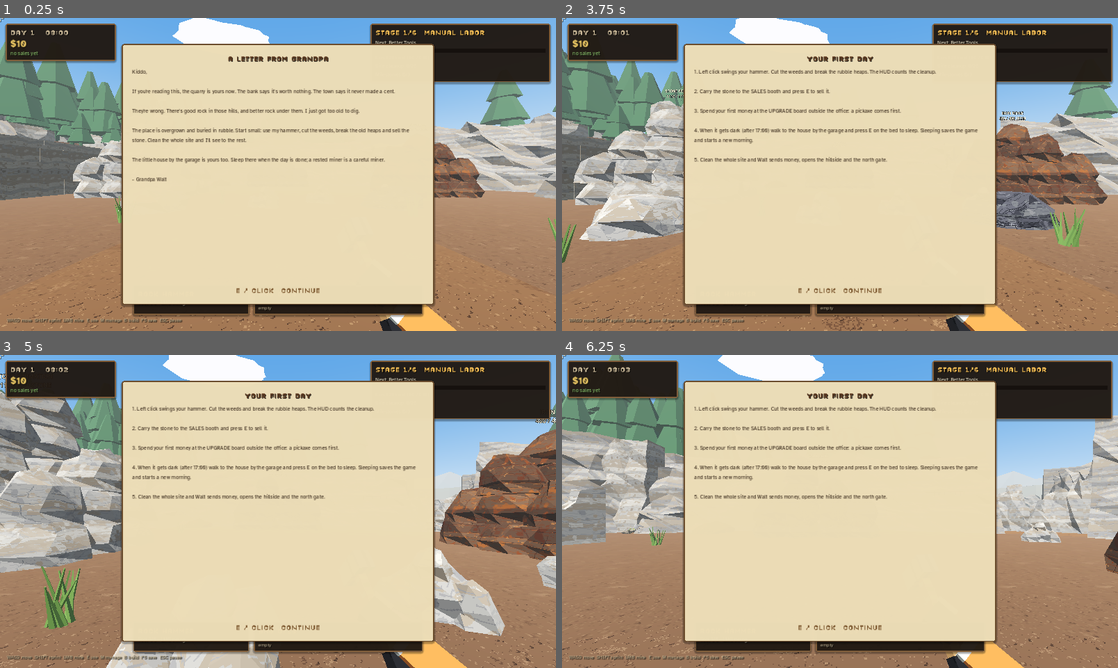
Above: before the commit, frames 1-4 (two rows, left to right).
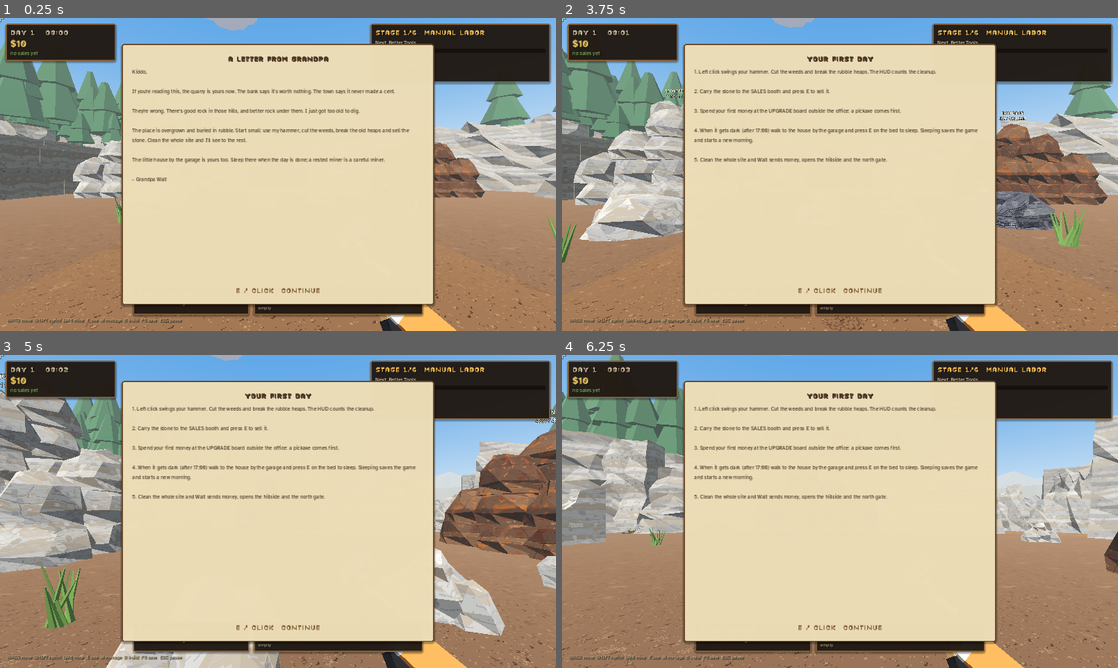
Above: after the commit, the same moments.

Repository: jafetmora79-lab/Quarry-Days
Game: Godot game, scene res://Main.tscn
Same seed, same stepped clock (60 frames per second), same inputs: the game is played once before the commit and once after it.
Inputs (mouse positions are in pixels of both pictures, inside the frame that each line leads up to):
- Up to frame 1 (0.25 s): no input
- Up to frame 2 (3.75 s): tap Enter at 0.5, 2 s; move the mouse to (867, 174) at 0.52 s; hold R (rotate_machine) 0.53-1.28 s; hold W (move_forward) from 0.53 s (still down); click (867, 174) at 0.67 s; tap Space at 0.77, 1.25, 1.52, 2.75, 3.02 s; tap Shift (sprint) at 0.8, 1.35, 3.05 s; move the mouse to (812, 174) at 1.27 s; click (812, 174) at 1.42 s; tap B at 1.55, 2.1 s; move the mouse to (851, 168) at 2.02 s; hold R (rotate_machine) 2.03-2.78 s; click (851, 168) at 2.17 s; move the mouse to (834, 180) at 2.77 s; tap E (interact) at 2.85 s; click (834, 180) at 2.92 s; move the mouse to (878, 177) at 3.52 s; hold P (place_machine) from 3.53 s (still down); click (878, 177) at 3.67 s
- Up to frame 3 (5 s): keep holding W (move_forward); tap Space at 3.77, 4.52 s; tap B at 3.8 s; move the mouse to (233, 508) at 4.27 s; release P (place_machine) at 4.28 s; tap R (rotate_machine) at 4.35 s; click (233, 508) at 4.42 s
- Up to frame 4 (6.25 s): move the mouse to (845, 511) at 5.02 s; hold Shift (sprint) 5.03-5.78 s; click (845, 511) at 5.17 s; move the mouse to (817, 505) at 5.77 s; release W (move_forward) at 5.78 s; hold D (move_right) from 5.78 s (still down); tap B at 5.85 s; click (817, 505) at 5.92 s; tap Space at 6.02 s

The runs differ from the first frame. In frame 1, 1.2% of the frame differs, in the area x 31-49%, y 0-9%; in frame 2, 1.2%; in frame 3, 1.3%; in frame 4, 1.3%, in the area x 28-48%, y 0-9%.

Commit message:
Curfew and forced sleep, sun and moon, new clouds, workers go home through the gate, break area removed

Diff:
--- a/data/progression.json
+++ b/data/progression.json
@@ -857,6 +857,7 @@
   },
   "home": {
     "sleep_from_hour": 17.0,
+    "curfew_hour": 22.0,
     "wake_hour": 7.0
   }
 }
--- a/scripts/art/landscape.gd
+++ b/scripts/art/landscape.gd
@@ -25,6 +25,8 @@
 var tree_count := 0
 var tree_positions: Array = []   # for tests (the headless renderer does not keep MultiMesh data)
 var day := 1.0
+var sun: MeshInstance3D
+var moon: MeshInstance3D
 
 const SKY_TOP := [Color(0.02, 0.04, 0.10), Color(0.27, 0.50, 0.82)]
 const SKY_HORIZON := [Color(0.05, 0.07, 0.13), Color(0.80, 0.88, 0.94)]
@@ -39,6 +41,7 @@
 	env = game.sky_light.environment
 	_sky()
 	_clouds()
+	_sun_moon()
 	for i in range(MTN_RADII.size()):
 		_mountains(i)
 	_forest()
@@ -76,6 +79,7 @@
 	env.fog_light_color = hor.lerp(Color(0.86, 0.84, 0.76), 0.25 * d)
 	if cloud_mat:
 		cloud_mat.albedo_color = Color(0.2, 0.22, 0.3).lerp(Color(0.97, 0.97, 1.0), d)
+		cloud_mat.emission_energy_multiplier = lerpf(0.25, 0.45, d)
 
 func _process(delta: float) -> void:
 	if clouds_root:
@@ -88,29 +92,77 @@
 	clouds_root.name = "Clouds"
 	add_child(clouds_root)
 	cloud_mat = StandardMaterial3D.new()
-	cloud_mat.shading_mode = BaseMaterial3D.SHADING_MODE_UNSHADED
 	cloud_mat.albedo_color = Color(0.97, 0.97, 1.0)
+	cloud_mat.roughness = 1.0
+	cloud_mat.cull_mode = BaseMaterial3D.CULL_DISABLED
 	cloud_mat.disable_fog = true
-	cloud_mat.cull_mode = BaseMaterial3D.CULL_DISABLED
+	cloud_mat.emission_enabled = true                  # keeps the shapes readable in the dark
+	cloud_mat.emission = Color(0.50, 0.54, 0.64)
+	cloud_mat.emission_energy_multiplier = 0.45
+	# three cumulus shapes: flat-bottomed puffs grouped into banks, lit by the sun so the tops are bright and the
+	# undersides grey (the old single flat blobs read as white polygons)
 	var meshes := []
 	for k in range(3):
 		var s := MeshKit.Soup.new()
-		MeshKit.rock_into(s, Vector3.ZERO, Vector3(70.0 + 20.0 * k, 12.0 + 3.0 * k, 38.0 + 8.0 * k), 3100 + k, 3, 8, true, Vector2(-0.12, 0.2))
-		MeshKit.rock_into(s, Vector3(26.0, -1.0, 6.0), Vector3(40.0, 9.0, 26.0), 3120 + k, 3, 7, true, Vector2(-0.1, 0.2))
+		var rng := RandomNumberGenerator.new()
+		rng.seed = 3100 + k * 17
+		for i in range(5 + k):
+			var off := Vector3(rng.randf_range(-1.0, 1.0) * (20.0 + 7.0 * k), rng.randf_range(-0.1, 0.9) * 5.0, rng.randf_range(-1.0, 1.0) * 8.0)
+			var r := rng.randf_range(9.0, 15.0)
+			MeshKit.rock_into(s, off, Vector3(r * 2.3, r * 1.15, r * 1.7), 3200 + k * 31 + i, 3, 8, true, Vector2(-0.1, 0.12))
 		var m := s.mesh()
 		m.surface_set_material(0, cloud_mat)
 		meshes.append(m)
-	var rng := RandomNumberGenerator.new()
-	rng.seed = 4242
-	for i in range(14):
-		var a := rng.randf() * TAU
-		var r := rng.randf_range(160.0, 430.0)
+	var rng2 := RandomNumberGenerator.new()
+	rng2.seed = 4242
+	for i in range(20):
+		var a := rng2.randf() * TAU
+		var r := rng2.randf_range(140.0, 440.0)
 		var mi := MeshInstance3D.new()
 		mi.mesh = meshes[i % 3]
-		mi.position = Vector3(cos(a) * r, rng.randf_range(95.0, 140.0), sin(a) * r)
-		mi.rotation.y = rng.randf() * TAU
+		mi.position = Vector3(cos(a) * r, rng2.randf_range(105.0, 150.0), sin(a) * r)
+		mi.rotation.y = rng2.randf() * TAU
 		mi.cast_shadow = GeometryInstance3D.SHADOW_CASTING_SETTING_OFF
 		clouds_root.add_child(mi)
+
+# ------------------------------------------------------------------ sun and moon
+
+func _sun_moon() -> void:
+	sun = _disc("Sun", 24.0, Color(1.0, 0.93, 0.62))
+	moon = _disc("Moon", 16.0, Color(0.86, 0.90, 1.0))
+
+func _disc(nm: String, radius: float, color: Color) -> MeshInstance3D:
+	var sm := SphereMesh.new()
+	sm.radius = radius
+	sm.height = radius * 2.0
+	sm.radial_segments = 10
+	sm.rings = 5
+	var mat := StandardMaterial3D.new()
+	mat.shading_mode = BaseMaterial3D.SHADING_MODE_UNSHADED
+	mat.albedo_color = color
+	mat.disable_fog = true
+	var mi := MeshInstance3D.new()
+	mi.name = nm
+	mi.mesh = sm
+	mi.material_override = mat
+	mi.cast_shadow = GeometryInstance3D.SHADOW_CASTING_SETTING_OFF
+	add_child(mi)
+	return mi
+
+## Sun and moon cross the sky with the clock: the sun rises in the east at 06:00, is highest at noon and sets in the
+## west at 18:00; the moon is on the opposite side. Each hides below the horizon.
+func set_time(minutes: float) -> void:
+	var phase := fposmod(minutes, 1440.0) / 1440.0
+	var al := (phase - 0.25) * TAU
+	if sun:
+		var d := Vector3(cos(al), sin(al), -0.30).normalized()
+		sun.position = d * 430.0
+		sun.visible = d.y > -0.06
+	if moon:
+		var d2 := Vector3(-cos(al), -sin(al), 0.25).normalized()
+		moon.position = d2 * 430.0
+		moon.visible = d2.y > -0.06
+		moon.rotation.y = al
 
 # ------------------------------------------------------------------ mountains
 
--- a/scripts/art/quarry_art.gd
+++ b/scripts/art/quarry_art.gd
@@ -224,7 +224,6 @@
 	quad_flat(M_CONCRETE, game.OFFICE_POS, Vector2(6.4, 6.4), 0.0, 0.075)        # office pad
 	quad_flat(M_CONCRETE, game.SHED_POS, Vector2(6.0, 6.0), 0.0, 0.075)         # shed pad
 	quad_flat(M_CONCRETE, Vector3(-7.0, 0, 10.6), Vector2(4.0, 3.2), 0.0, 0.095)         # sales booth
-	quad_flat(M_CONCRETE, Vector3(-14.4, 0, 15.7), Vector2(4.0, 2.2), 0.0, 0.095)         # break area
 	for slot in game.fleet.cfg.get("parking", []):                                        # painted bay lines
 		for side in [-1.4, 1.4]:
 			quad_flat("Hazard", Vector3(float(slot[0]) + side, 0, float(slot[2])), Vector2(0.12, 4.2), 0.0, 0.115)
@@ -369,8 +368,6 @@
 	prop(P_WAITING, c + Vector3(1.85, 0.16, -0.6), -PI * 0.5)
 	solid("Office cabinets", c + Vector3(-1.95, 0.6, 1.4), Vector3(0.6, 1.2, 1.4))
 	# break area
-	prop(P_BENCH, Vector3(-14.4, 0, 15.3), PI)
-	prop(P_TRASH, Vector3(-16.4, 0, 15.6))
 
 ## The upgrade board: a whiteboard on the office's west wall (E to open the upgrades), with the price list scribbled
 ## in marker, a pen tray and a magnet or two.
--- a/scripts/delivery.gd
+++ b/scripts/delivery.gd
@@ -138,7 +138,7 @@
 		if _near_door(j["vehicle"].global_position, 6.0):
 			return true
 	for w in game.worker_nodes.values():
-		if _near_door(w.global_position):
+		if w.visible and _near_door(w.global_position):
 			return true
 	return false
 
--- a/scripts/door.gd
+++ b/scripts/door.gd
@@ -69,7 +69,7 @@
 	if not game.driving and game.player and Vector2(game.player.global_position.x, game.player.global_position.z).distance_to(Vector2(c.x, c.z)) < 1.5:
 		return true   # walking up to a door opens it; E still opens and closes it by hand
 	for w in game.worker_nodes.values():
-		if Vector2(w.global_position.x, w.global_position.z).distance_to(Vector2(c.x, c.z)) < 1.9:
+		if w.visible and Vector2(w.global_position.x, w.global_position.z).distance_to(Vector2(c.x, c.z)) < 1.9:
 			return true
 	return false
 
--- a/scripts/main.gd
+++ b/scripts/main.gd
@@ -92,9 +92,11 @@
 var sleep_timer := 0.0
 var _late_day := -1             # day on which the "go home to sleep" hint was shown
 var landscape: QuarryLandscape  # sky, clouds, distant mountains and forest (no collision)
+var curfew_enabled := true                      ## tests switch it off when they run the clock past the curfew
 var autosave_enabled := DisplayServer.get_name() != "headless"   ## tests run headless and never touch the player's save
 var autosave_t := 0.0
 var _confirm_new := false
+var _forced_sleep := false
 var doors: Array = []            # QuarryDoor: the office and home doors (E to open / close)
 var delivery: QuarryDelivery    # service gate, garage door, delivery drivers and walk-in hires
 var pit_zone: QuarryPitZone     # Phase 6.3a: the new pit area behind the north-east gate
@@ -388,7 +390,28 @@
 	var day := int(state.clock_minutes / 1440.0)
 	if h >= 20.0 and _late_day != day and menu == "" and not placement:
 		_late_day = day
-		hud.toast("It's getting late", "Your bed is in the little house by the garage (E).", "info")
+		hud.toast("It's getting late", "Your bed is in the little house by the garage (E). The day ends at %02d:00." % int(prog.cfg.get("home", {}).get("curfew_hour", 22.0)), "info")
+	# the working day has an end: at the curfew the player is too tired to go on and is sent to bed
+	if (h >= float(prog.cfg.get("home", {}).get("curfew_hour", 22.0)) or h < 5.0) and prog.story["intro_seen"] and curfew_enabled:
+		force_sleep()
+
+## Past the curfew you cannot keep working: whatever you are doing is put away and you go to bed.
+func force_sleep() -> void:
+	if sleeping:
+		return
+	if driving:
+		exit_vehicle()
+	if placement:
+		_cancel_placement()
+	construction = false
+	if menu != "":
+		_close_menu()
+	_forced_sleep = true
+	sleeping = true
+	player.locked = true
+	hud.fade_to(1.0, 0.9)
+	sleep_timer = 1.1
+	hud.toast("Time to turn in", "It is too late to keep working. You head to bed.", "info")
 
 func _hour() -> float:
 	return fposmod(state.clock_minutes, 1440.0) / 60.0
@@ -422,6 +445,10 @@
 	_update_light()
 	_late_day = -1
 	_save()
+	if _forced_sleep:
+		_forced_sleep = false
+		player.global_position = HOME_POS + Vector3(0.8, 0.25, 0.3)     # waking up at home, by the bed
+		player.velocity = Vector3.ZERO
 	hud.toast("Good morning", "Day %d. The game was saved." % (int(state.clock_minutes / 1440.0) + 1), "milestone")
 
 # ------------------------------------------------------------------ Phase 6.2: clean up Grandpa's site
@@ -1201,6 +1228,7 @@
 		art.set_night(1.0 - day)
 	if landscape:
 		landscape.set_day(day)
+		landscape.set_time(state.clock_minutes)
 
 func _unhandled_input(event: InputEvent) -> void:
 	if hud and hud.card_open():
@@ -1991,7 +2019,6 @@
 	var desk := _solid(world, "Management desk", Vector3(OFFICE_POS.x,0.5,13.4), Vector3(1.8,1.0,0.8), Color(0.30,0.20,0.12))
 	desk.set_meta("kind", "office")
 	_visual_box(desk, Vector3(-0.4,0.62,0), Vector3(0.5,0.24,0.06), Color(0.12,0.2,0.16))
-	_solid(world, "Break bench", Vector3(-14.4,0.25,15.3), Vector3(2.6,0.5,0.6), Color(0.33,0.22,0.12))
 
 ## Shows or hides the east expansion. Locked: barrier + cliff in place, no deposits there.
 func _set_expansion(unlocked: bool) -> void:
@@ -2069,8 +2096,9 @@
 
 # --------------------------------------------------------------- worker services
 
+## Where off-duty workers leave the site and come back to work: the service gate (there is no break area any more).
 func break_spot(slot: int) -> Vector3:
-	return Vector3(-15.7 + 0.85 * clampi(slot, 0, 3), 0, 16.4)
+	return Vector3(0.5 + 0.9 * float(clampi(slot, 0, 3) % 3 - 1), 0, 26.9 - 0.9 * float(clampi(slot, 0, 3) / 3))
 
 ## Standing area for a workplace endpoint: centre, radius of reachable ring, preferred side.
 func workplace(ep: Dictionary) -> Dictionary:
--- a/scripts/vehicle.gd
+++ b/scripts/vehicle.gd
@@ -77,7 +77,7 @@
 	add_child(cam_pivot)
 	camera = Camera3D.new()
 	camera.position = Vector3(0, 1.6, 7.5 if vtype == "truck" else 6.5)
-	camera.far = 200
+	camera.far = 700
 	cam_pivot.add_child(camera)
 	var p: Array = record["position"]
 	position = Vector3(float(p[0]), maxf(0.02, float(p[1])), float(p[2]))
--- a/scripts/worker.gd
+++ b/scripts/worker.gd
@@ -74,6 +74,8 @@
 ## lowering the arms and measuring the hands there used stale numbers.
 func _ready() -> void:
 	_build_rig()
+	if bool(e.get("away", false)):
+		_set_away(true)                              # saved while at home: stay home until the next shift
 
 # ------------------------------------------------------------------ model
 
@@ -240,7 +242,7 @@
 	var dir := Vector3(target.x - global_position.x, 0, target.z - global_position.z).normalized()
 	# Simple separation keeps the (max four) workers from walking through each other.
 	for other in game.worker_nodes.values():
-		if other != self:
+		if other != self and other.visible:
 			var away: Vector3 = global_position - other.global_position
 			away.y = 0
 			var dist: float = away.length()
@@ -347,6 +349,13 @@
 		return
 	anim = "idle"
 	anim_phase = -1.0
+	if bool(e.get("away", false)):
+		if business.can_work(e):
+			_return_from_home()
+		else:
+			if not bool(e["suspended"]):
+				e["task"] = "At home - back at %s" % game.fmt_time(int(e["shift_start"]))
+			return                                   # at home: nothing to simulate
 	if not business.can_work(e):
 		_off_duty(delta)
 	else:
@@ -374,12 +383,34 @@
 		e["task"] = "Off shift (%s-%s)" % [game.fmt_time(int(e["shift_start"])), game.fmt_time(int(e["shift_end"]))]
 		if str(e["warning"]).begins_with("Unpaid"):
 			e["warning"] = ""
+	# off shift (or unpaid): walk back out through the service gate and go home; they walk in again at their next shift
 	var spot: Vector3 = game.break_spot(business.employees.find(e))
-	if travel(spot, "break", delta, 0.6) == ARRIVED:
-		_face(spot + Vector3(0, 0, -3)) # toward the bench and the yard
-		anim = "rest"
+	e["task"] = "Heading home - back at %s" % game.fmt_time(int(e["shift_start"])) if not bool(e["suspended"]) else str(e["task"])
+	if travel(spot, "home", delta, 0.7) == ARRIVED:
+		_go_home()
 		if str(e["warning"]).begins_with("Route blocked"):
 			e["warning"] = ""
+
+## Out of sight at home: no body, no collision, no animation until the next shift.
+func _go_home() -> void:
+	e["away"] = true
+	_set_away(true)
+
+func _set_away(away: bool) -> void:
+	visible = not away
+	collision_layer = 0 if away else 4
+	velocity = Vector3.ZERO
+	if away and e.get("task", "") != "":
+		e["task"] = "At home - back at %s" % game.fmt_time(int(e["shift_start"])) if not bool(e.get("suspended", false)) else str(e["task"])
+
+## The shift starts: step out of the service gate again.
+func _return_from_home() -> void:
+	e["away"] = false
+	_set_away(false)
+	global_position = game.break_spot(business.employees.find(e)) + Vector3(0, 0.05, 0)
+	rotation.y = 0.0
+	facing = 0.0
+	path_key = ""
 
 const ACTION_ANIM := {"pickup": "pickup", "unload": "unload", "collect": "interact", "start": "interact", "strike": "work", "sell": "work"}
 
--- a/tests/test_phase5.gd
+++ b/tests/test_phase5.gd
@@ -353,11 +353,14 @@
 	check(stats["empty"] == 0, "8 no swinging at an empty column")
 	check(stats["max_dv"] < 12.0, "8 smooth acceleration: no velocity snaps (max %.1f m/s^2)" % stats["max_dv"])
 	check(stats["float"] < 0.04, "8 feet stay on the ground (max hip lift %.3f m)" % stats["float"])
-	# off shift -> resting at the break area
+	# off shift -> walks out through the service gate and goes home
 	game.business.set_shift(int(miner["id"]), 0, 30)
 	game.state.clock_minutes = 600.0
-	var rested := await frames(4000, func(): return w.anim == "rest")
-	check(rested < 4000 and w._flat(w.global_position, game.break_spot(0)) < 1.0, "8 off shift, the worker walks to the break area and rests")
+	var rested := await frames(5000, func(): return bool(w.e.get("away", false)))
+	check(rested < 5000 and not w.visible and w.collision_layer == 0, "8 off shift, the worker walks out through the gate and goes home (out of sight)")
+	game.business.set_shift(int(miner["id"]), 0, 1439)
+	var back := await frames(600, func(): return w.visible)
+	check(back < 600 and not bool(w.e.get("away", true)) and w.collision_layer == 4, "8 and walks in through the gate again when the shift starts")
 	Engine.time_scale = 1.0
 	# ---- 4/7 crusher: real processing drives the animation
 	game.state.new_crusher(Vector3(4, 0, 4), 0)
